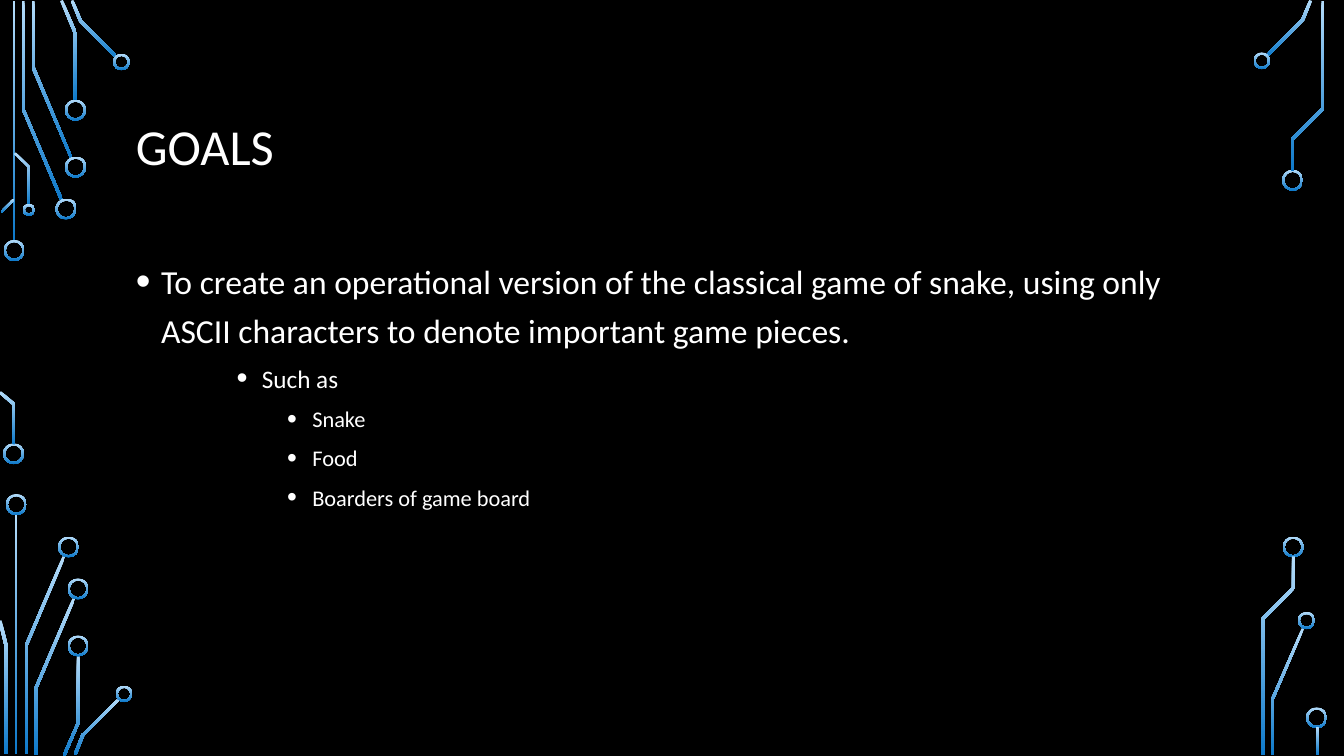
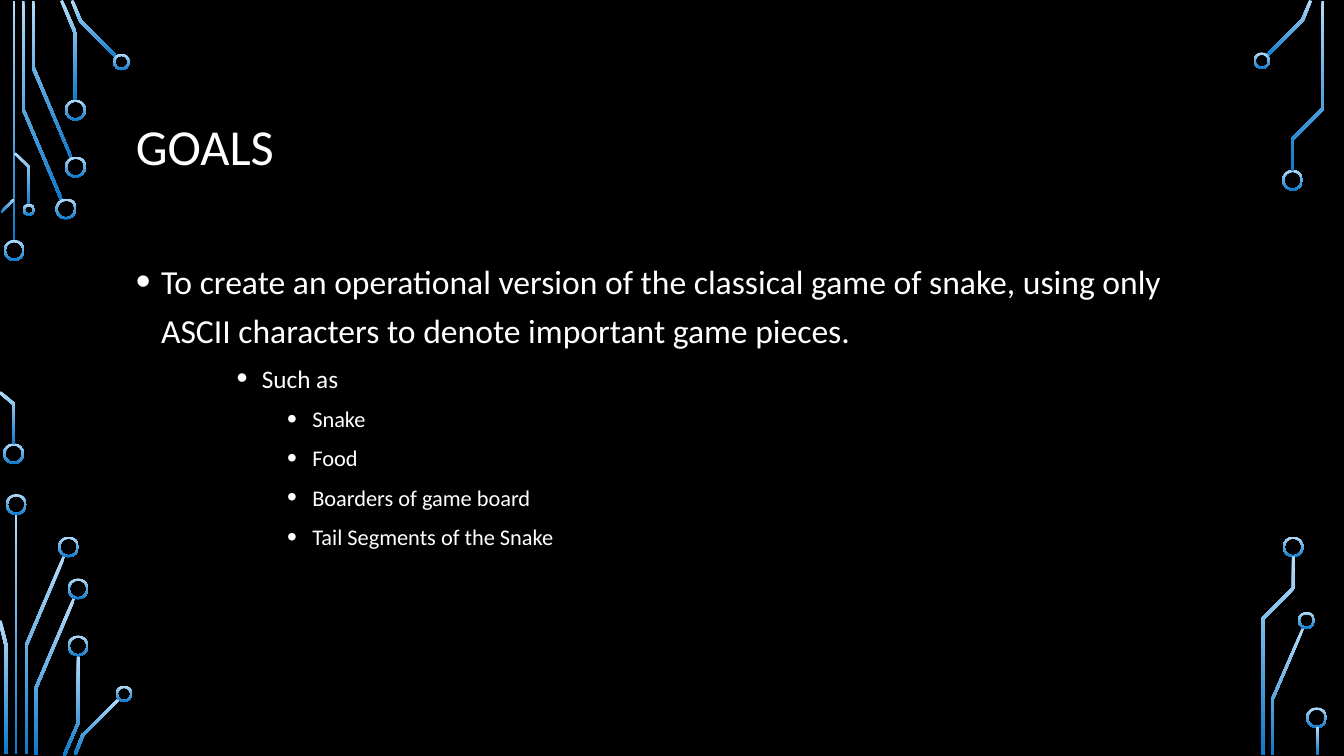
Before and after one commit to AlexBlair42/Snake-MASM, a slide deck: slide 2 of Final Project Presentation.pptx. Drawn at 1344x756 pixels with LibreOffice and Linux fonts; fonts in the diff are those of the drawing; background and template pictures are left out. Boxes give left, top, right and bottom in pixels: in the first picture for what was removed or moved away, otherwise in the second. Text is boxed around its words. In the diff, an @@ line names an element or a change of style, - is before the commit and + after.

Commit message:
Edited one line on PPT

```diff
--- a/Final Project Presentation.pptx
+++ b/Final Project Presentation.pptx
@@ text at bbox=[312, 529, 553, 549]: paragraph added @@
+      • Tail Segments of the Snake
```
